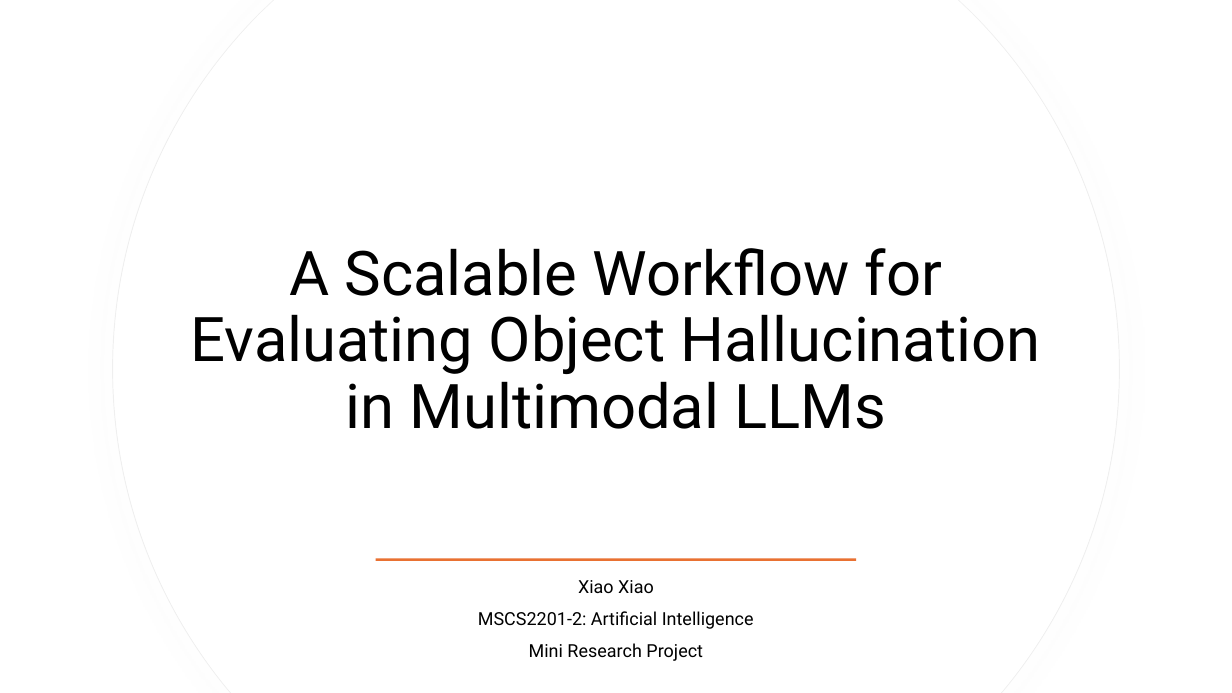
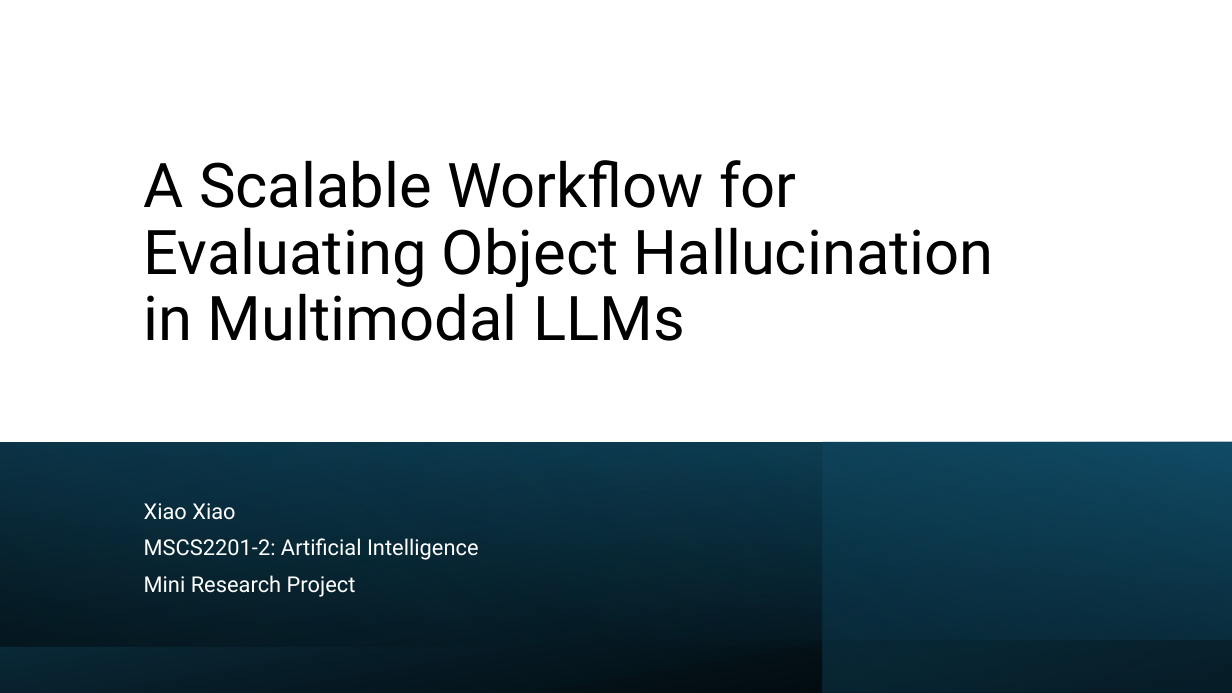
Before and after one commit to xxiao053/MRP--Mini-Research-Problem, a slide deck: slide 1 of presentation/A Scalable Workflow for Evaluating Object Hallucination in Multimodal LLMs.pptx. Drawn at 1232x693 pixels with LibreOffice and Linux fonts; fonts in the diff are those of the drawing. Boxes give left, top, right and bottom in pixels: in the first picture for what was removed or moved away, otherwise in the second. Text is boxed around its words. In the diff, an @@ line names an element or a change of style, - is before the commit and + after.

```diff
--- a/presentation/A Scalable Workflow for Evaluating Object Hallucination in Multimodal LLMs.pptx
+++ b/presentation/A Scalable Workflow for Evaluating Object Hallucination in Multimodal LLMs.pptx
@@ freeform shape removed at (113, 0, 1120, 693) @@
@@ freeform shape removed at (114, 0, 1119, 693) @@
@@ title "A Scalable Workflow for Evaluating ...": place and size @@
-title "A Scalable Workflow for Evaluating ..." at (190, 248, 1041, 429)
+title "A Scalable Workflow for Evaluating ..." at (144, 160, 994, 341)
@@ title "A Scalable Workflow for Evaluating ..." at (144, 160, 994, 341): alignment centre to left; vertical alignment middle to bottom @@
@@ rectangle at (0, 442, 1232, 693): fill #E97132 to gradient #104862 to #000000; rotation 0 to 180 degrees @@
@@ rectangle added at (0, 443, 1232, 640), fill gradient #0B3041 to #156082 @@
@@ rectangle added at (0, 443, 1232, 647), fill gradient #0B3041 to #000000 @@
@@ rectangle added at (823, 442, 1232, 693), fill gradient #156082 to #0B3041 @@
@@ subtitle "Xiao Xiao": place and size @@
-subtitle "Xiao Xiao" at (478, 580, 754, 661)
+subtitle "Xiao Xiao" at (144, 503, 479, 597)
@@ subtitle "Xiao Xiao" at (144, 503, 479, 597): size 14 to 17 pt, text colour #000000 to #FFFFFF; alignment centre to left @@
```
Also in this commit, not shown: 1 other slide changed, 11 slides added.
